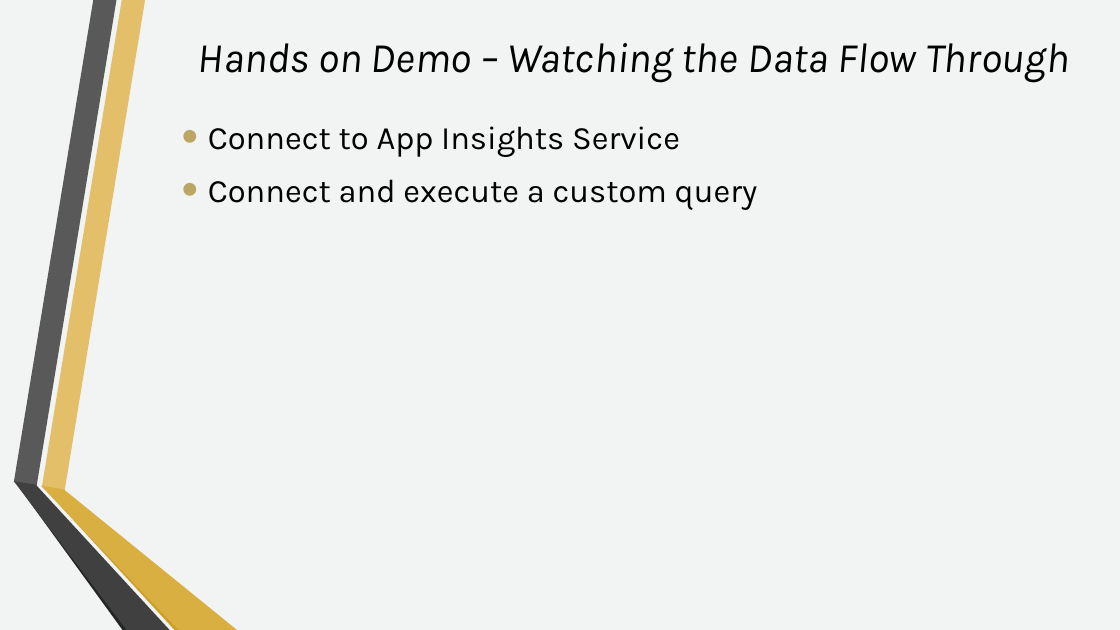
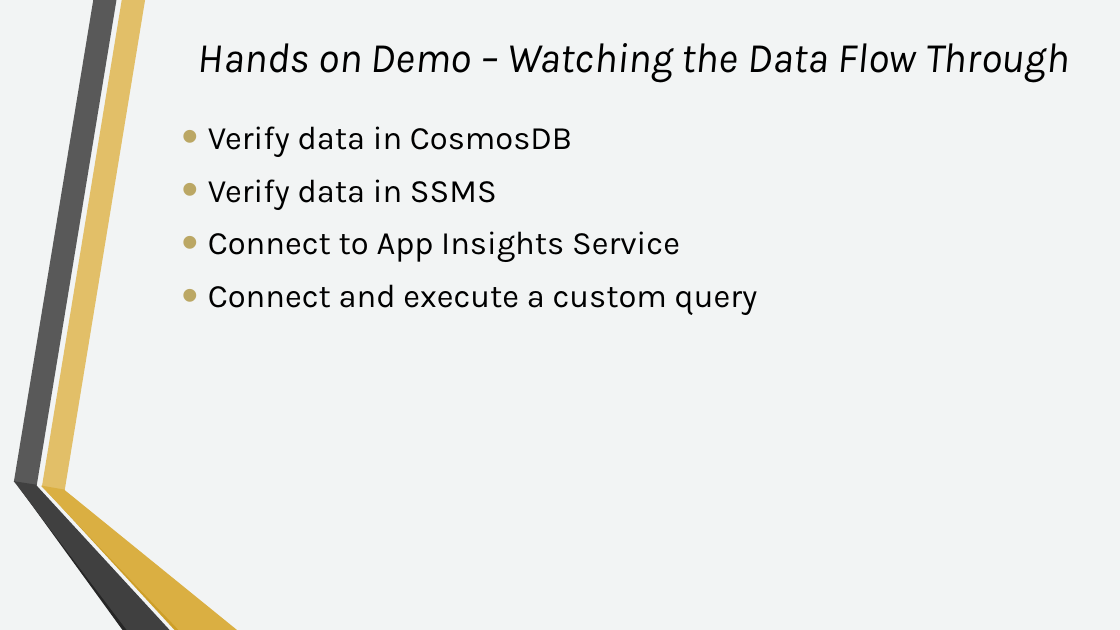
Before and after one commit to jglisson/IAOneDay, a slide deck: slide 30 of Docs/IA_OneDay_Azure.pptx (slide 31 before the commit). Drawn at 1120x630 pixels with LibreOffice and Linux fonts; fonts in the diff are those of the drawing; background and template pictures are left out. Boxes give left, top, right and bottom in pixels: in the first picture for what was removed or moved away, otherwise in the second. Text is boxed around its words. In the diff, an @@ line names an element or a change of style, - is before the commit and + after.

```diff
--- a/Docs/IA_OneDay_Azure.pptx
+++ b/Docs/IA_OneDay_Azure.pptx
@@ text at [208, 126, 572, 210]: paragraphs added @@
+• Verify data in CosmosDB
+• Verify data in SSMS
```
Also in this commit, not shown: 4 other slides changed, 1 slide removed.
